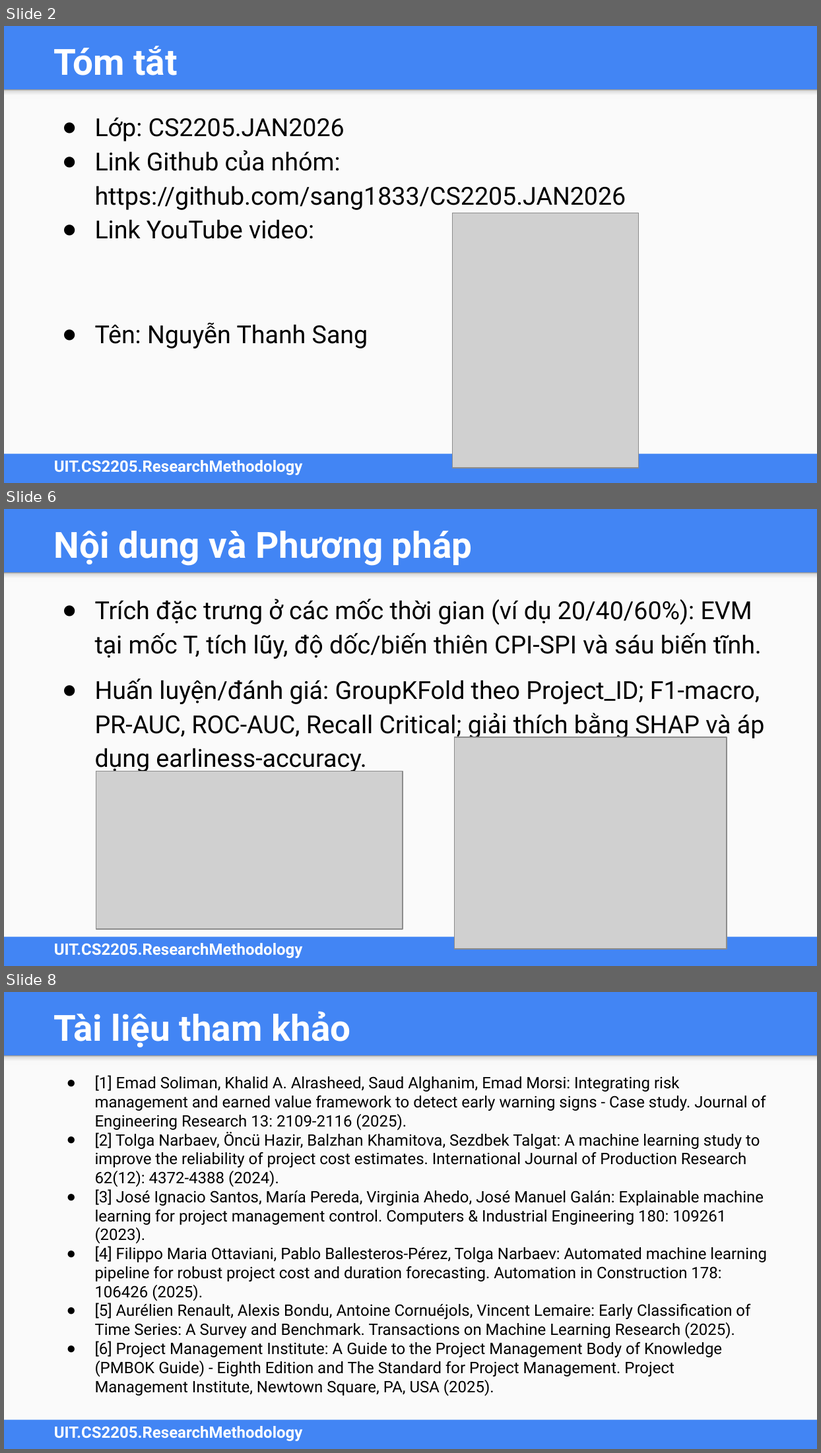
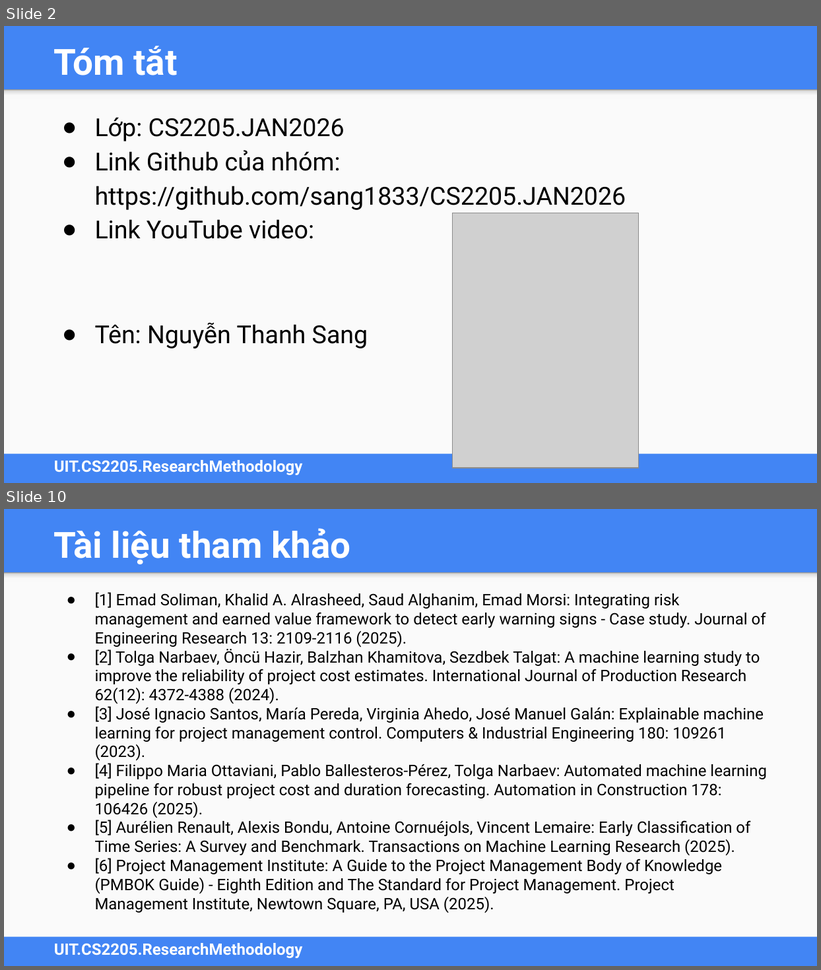
Before and after one commit to sang1833/CS2205.JAN2026, a slide deck: Sang Nguyễn Thanh - CS2205.JAN2026.DeCuong.FinalReport.Slide.pptx. Shown one above the other, each under a label of ours: slides 2, 6 and 8 before the commit, slides 2 and 10 after it; the slides between them are not shown. The pictures are 821x1453 and 821x970 pixels, drawn with LibreOffice and Linux fonts; fonts in the diff are those of the drawing; grey boxes stand for pictures. Boxes give left, top, right and bottom in pixels: in the first picture for what was removed or moved away, otherwise in the second. Text is boxed around its words. In the diff, an @@ line names an element or a change of style, - is before the commit and + after.

```diff
--- a/Sang Nguyễn Thanh - CS2205.JAN2026.DeCuong.FinalReport.Slide.pptx
+++ b/Sang Nguyễn Thanh - CS2205.JAN2026.DeCuong.FinalReport.Slide.pptx
@@ slide 6 removed at bbox=[4, 509, 817, 966], background #4285F4; not listed: 3 template elements that a slide beside it also shows @@
@@ title removed at bbox=[54, 531, 473, 566] @@
-Nội dung và Phương pháp
@@ text removed at bbox=[95, 599, 765, 774] @@
-● Trích đặc trưng ở các mốc thời gian (ví dụ 20/40/60%): EVM tại mốc T, tích lũy, độ dốc/biến thiên CPI-SPI và sáu biến tĩnh.
-● Huấn luyện/đánh giá: GroupKFold theo Project_ID; F1-macro, PR-AUC, ROC-AUC, Recall Critical; giải thích bằng SHAP và áp dụng earliness-accuracy.
@@ picture removed at bbox=[455, 737, 727, 950] @@
@@ picture removed at bbox=[96, 772, 403, 929] @@
@@ what was slide 8 is now slide 10 @@
```
Also in this commit, not shown: 4 slides changed, 3 slides added, 3 other files.
